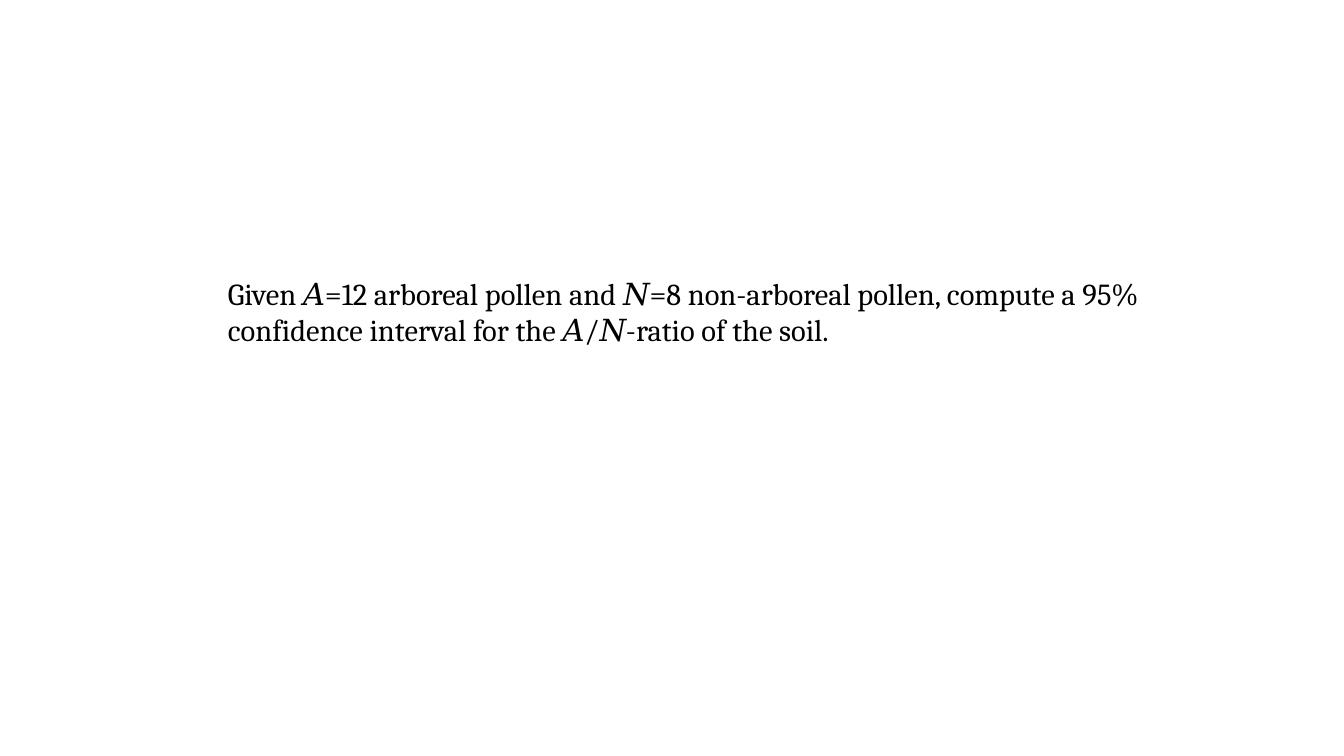
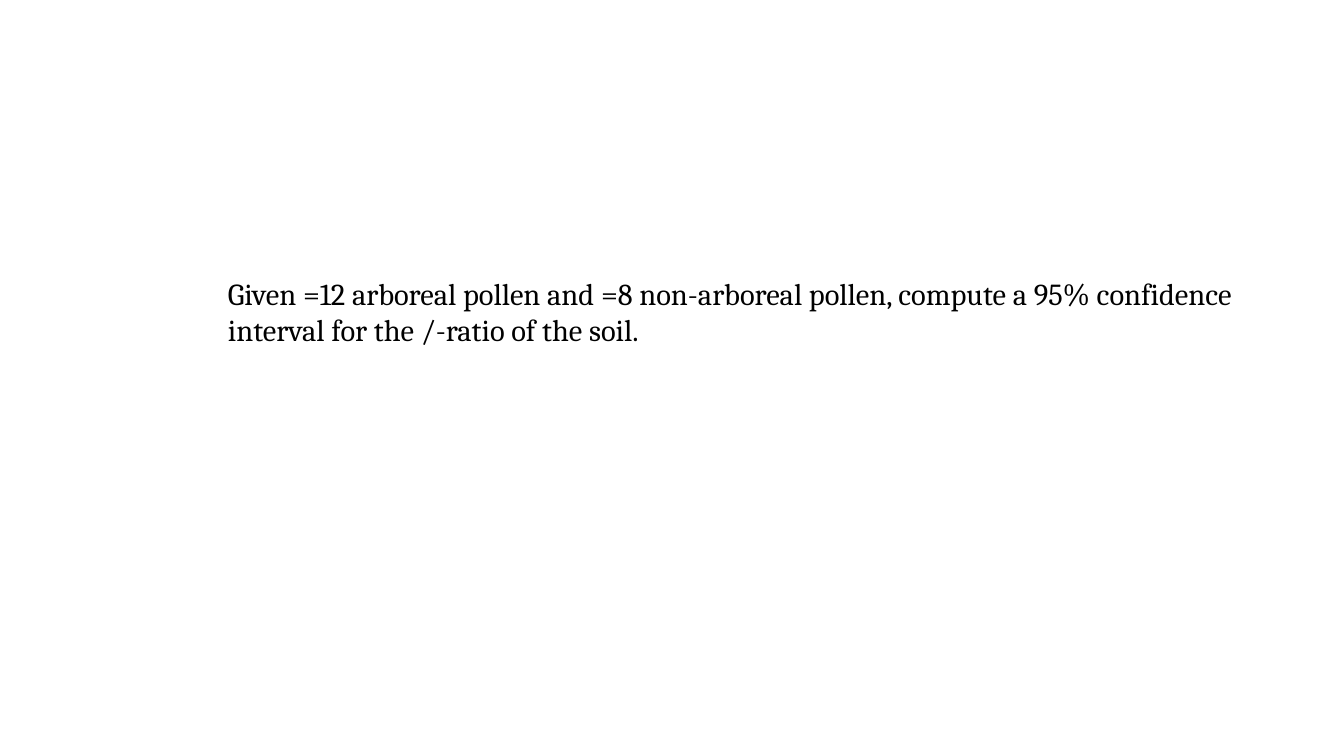
Before and after one commit to pvermees/geostats, a slide deck: slide 49 of slides/quizzes.odp. Drawn at 1344x756 pixels with LibreOffice and Linux fonts; fonts in the diff are those of the drawing. Boxes give left, top, right and bottom in pixels: in the first picture for what was removed or moved away, otherwise in the second. Text is boxed around its words. In the diff, an @@ line names an element or a change of style, - is before the commit and + after.

```diff
--- a/slides/quizzes.odp
+++ b/slides/quizzes.odp
@@ text at <box>228,283,1232,345</box>: text changed @@
-Given 𝐴=12 arboreal pollen and 𝑁=8 non-arboreal pollen, compute a 95% confidence interval for the 𝐴/𝑁-ratio of the soil.
+Given =12 arboreal pollen and =8 non-arboreal pollen, compute a 95% confidence interval for the /-ratio of the soil.
```
Also in this commit, not shown: 11 other slides changed, 1 slide added, 1 slide removed, 8 other files.
